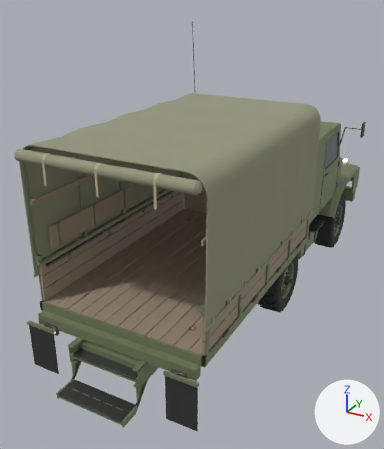
Renders of the glTF model assets/models/vehicles/truck.glb from each side of a commit.
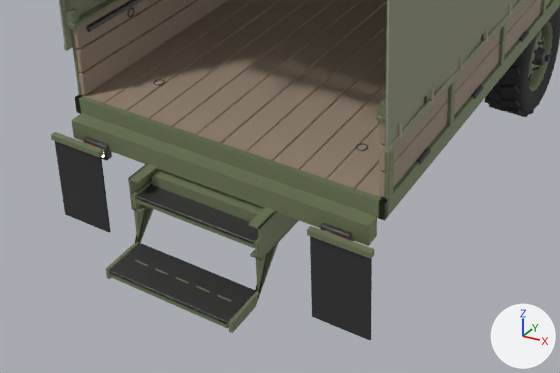
Old and new are each drawn whole from a 50 mm lens placed at (3.31, -5.97, 4.71), pointed at (-0.4, 0.76, 1.35) and again close up on the part from 0% to 78% of the width and 56% to 100% of the height. The axes (+X, +Y, +Z) are drawn at lower right. The lights are the same throughout. The older version's two pictures come first. Vertices at exactly the same position are counted once.

The older version as bpy lines, for what is in view:
```python
ob_bed = bpy.data.objects.new('bed', me_bed)
ob_bed.location = (0.0, 0.0, 0.0)
ob_canopy = bpy.data.objects.new('canopy', me_canopy)
ob_canopy.location = (0.0, 0.0, 0.0)
ob_chassis = bpy.data.objects.new('chassis', me_chassis)
ob_chassis.location = (0.0, 0.0, 0.0)
```
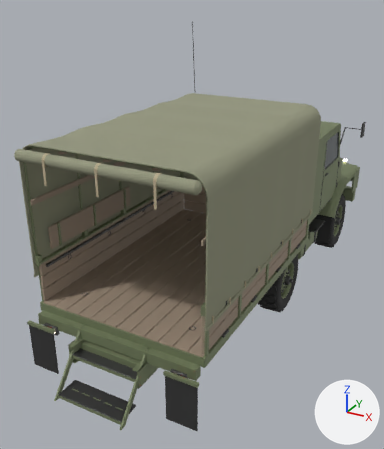
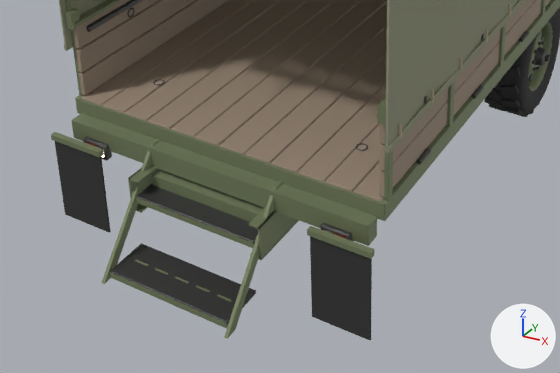
Patch to the scene script:
```diff
--- a/assets/models/vehicles/truck.glb.py
+++ b/assets/models/vehicles/truck.glb.py
@@ me_bed @@
 # used by ob_bed; location = (0.0, 0.0, 0.0)
-me_bed.from_pydata(...)  # 1788 vertices, 3312 faces; spans x -1.19..1.19, y -1.82..1.83, z 0.86..2.07
+me_bed.from_pydata(...)  # 1792 vertices, 3312 faces; spans x -1.19..1.19, y -1.82..1.83, z 0.86..2.07
+# me_bed part 1: a new loose piece, a box spanning x 1.14..1.18, y -1.815..1.815, z 0.972..1.092, in mat_paint (greyish green #7c8665)
+# me_bed part 2: a new loose piece, a box spanning x -1.175..1.175, y -1.82..-1.78, z 0.976..1.086, in mat_paint (greyish green #7c8665)
+# other edits to the shape of me_bed do not show in these pictures
 me_bed.materials.append(mat_boards)
@@ me_chassis @@
 # used by ob_chassis; location = (0.0, 0.0, 0.0)
-me_chassis.from_pydata(...)  # 3997 vertices, 7350 faces; spans x -1.21..1.21, y -2.4..5.2, z 0.02..1.06
+me_chassis.from_pydata(...)  # 3977 vertices, 7310 faces; spans x -1.21..1.21, y -2.45..5.2, z 0.02..1.06
+# me_chassis part 3: the loose piece of 18 vertices spanning x 0.46..0.48, y -2.4..-1.8, z 0.3..1.0 is rebuilt with 8 vertices and now spans x 0.46..0.48, y -2.45..-1.81, z 0.3..1.0
+# me_chassis part 4: the loose piece of 18 vertices spanning x -0.48..-0.46, y -2.4..-1.8, z 0.3..1.0 is rebuilt with 8 vertices and now spans x -0.48..-0.46, y -2.45..-1.81, z 0.3..1.0
 me_chassis.materials.append(mat_paint)
```

What differs and where, as boxes [x1, y1, x2, y2] in the close-ups (560 x 373 px):
'bed', reshaped: before [68, 0, 560, 221]; after [71, 0, 560, 221]
'chassis', reshaped: before [51, 6, 560, 340]; after [51, 7, 560, 340]
part 1 of me_bed, added: after [379, 0, 560, 221]
part 2 of me_bed, added: after [75, 99, 384, 221]
part 3 of me_chassis, rebuilt: before [228, 238, 279, 333]; after [224, 181, 282, 339]
part 4 of me_chassis, rebuilt: before [106, 169, 158, 279]; after [101, 138, 160, 284]
